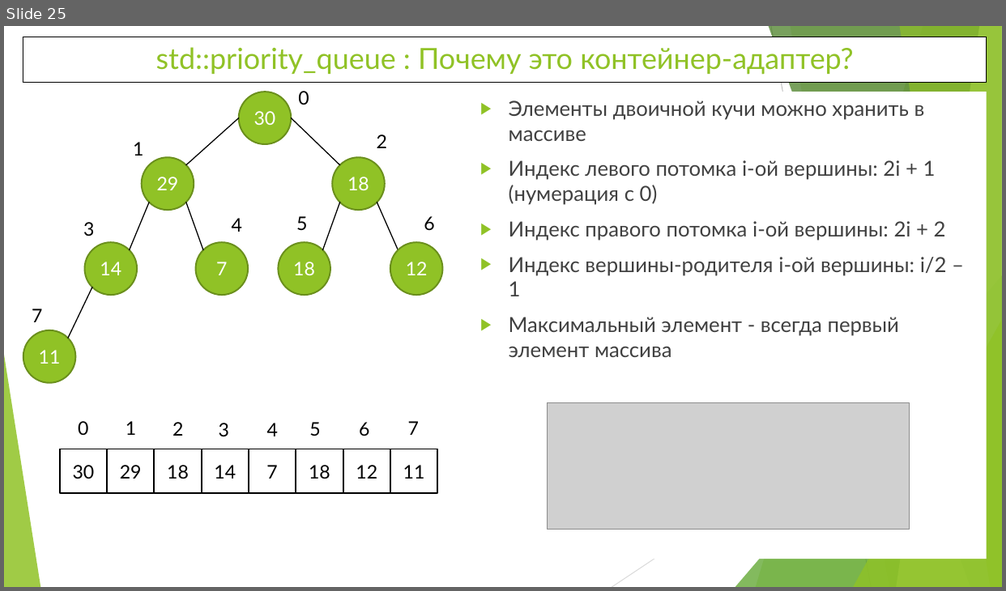
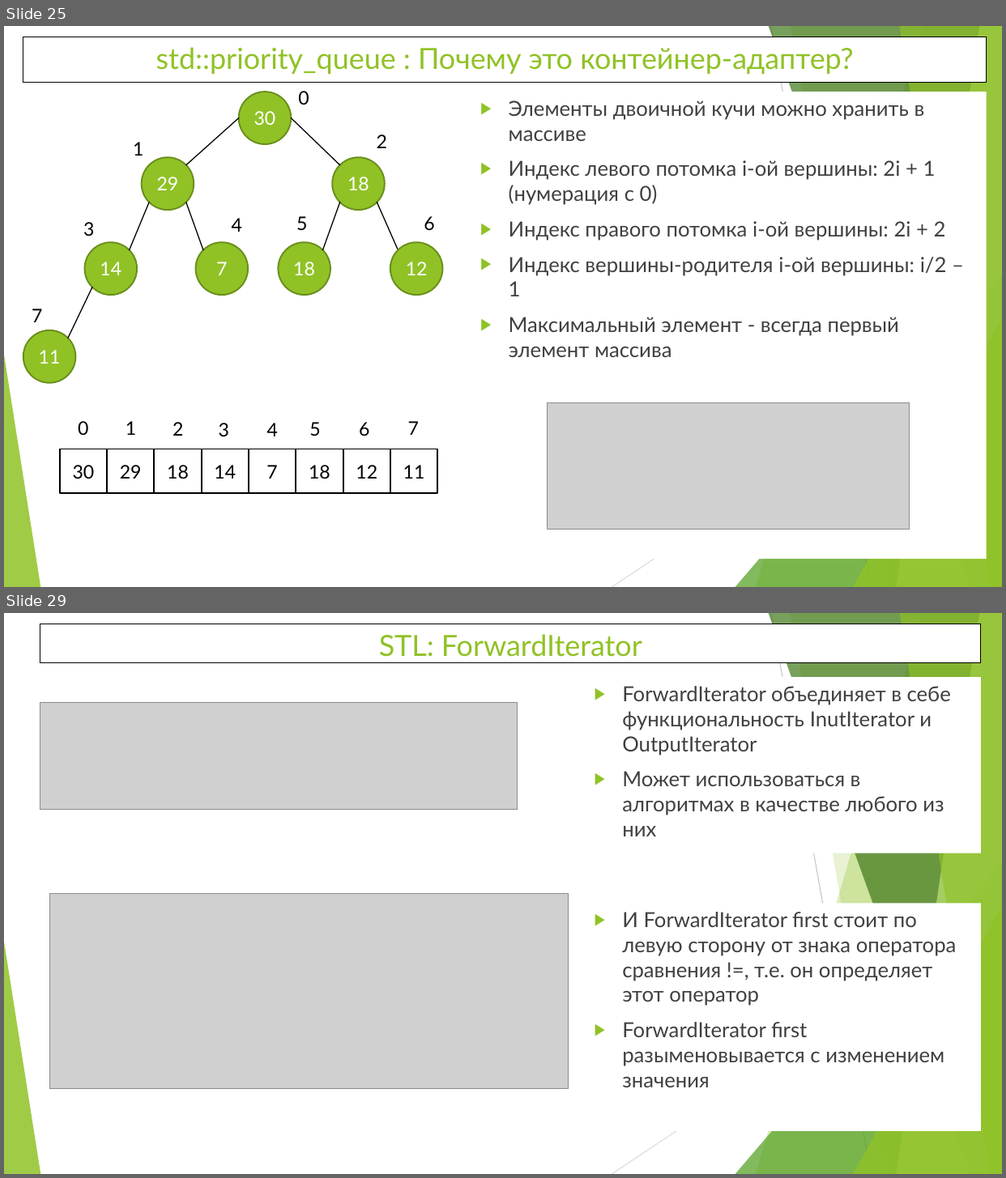
Before and after one commit to WhiteCatStudies/lectures, a slide deck: lecture1/lecture1.pptx. Shown one above the other, each under a label of ours: slide 25 before the commit, slides 25 and 29 after it; the slides between them are not shown. The pictures are 1006x591 and 1006x1178 pixels, drawn with LibreOffice and Linux fonts; fonts in the diff are those of the drawing; grey boxes stand for pictures. Boxes give left, top, right and bottom in pixels: in the first picture for what was removed or moved away, otherwise in the second. Text is boxed around its words. In the diff, an @@ line names an element or a change of style, - is before the commit and + after.

```diff
--- a/lecture1/lecture1.pptx
+++ b/lecture1/lecture1.pptx
@@ slide 29 added at [4,613,1002,1174], background #FFFFFF; not listed: 10 template elements that a slide beside it also shows @@
@@ rectangle added at [40,624,981,662], fill #FFFFFF, outline #000000 0.75 pt, 28 pt, text #90C226 @@
+STL: ForwardIterator
@@ text added at [587,677,982,854], fill #FFFFFF, 20 pt, text #404040 @@
+▶ ForwardIterator объединяет в себе функциональность InutIterator и OutputIterator
+▶ Может использоваться в алгоритмах в качестве любого из них
@@ picture added at [40,703,518,810] @@
@@ picture added at [49,894,568,1089] @@
@@ rectangle added at [587,904,982,1131], fill #FFFFFF, 20 pt, text #404040 @@
+▶ И ForwardIterator first стоит по левую сторону от знака оператора сравнения !=, т.е. он определяет этот оператор
+▶ ForwardIterator first разыменовывается с изменением значения
```
Also in this commit, not shown: 3 other slides added, 2 slides removed, 2 other files.
